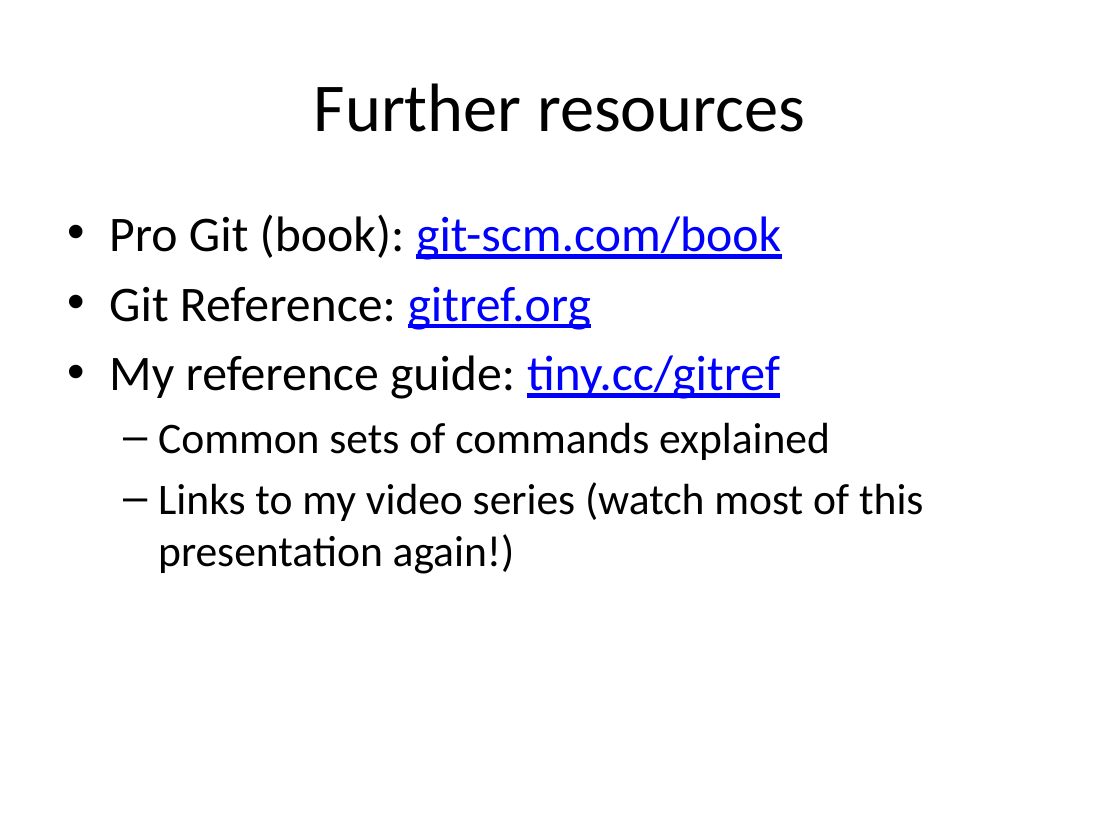
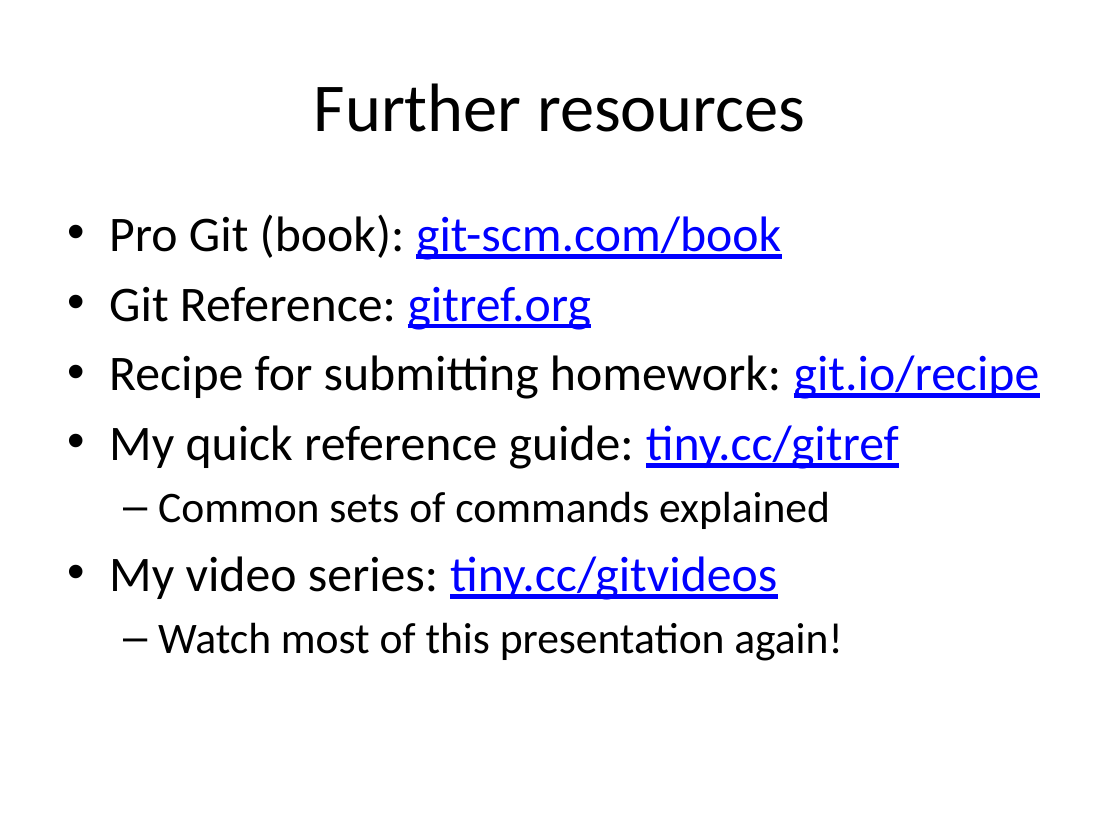
Before and after one commit to ajschumacher/gadsdc, a slide deck: slide 25 of 01-workflow/slides_git.pptx (slide 27 before the commit). Drawn at 1120x840 pixels with LibreOffice and Linux fonts; fonts in the diff are those of the drawing. Boxes give left, top, right and bottom in pixels: in the first picture for what was removed or moved away, otherwise in the second. Text is boxed around its words. In the diff, an @@ line names an element or a change of style, - is before the commit and + after.

```diff
--- a/01-workflow/slides_git.pptx
+++ b/01-workflow/slides_git.pptx
@@ text at bbox=[109, 355, 1040, 469]: text changed @@
-• My reference guide: tiny.cc/gitref
+• Recipe for submitting homework: git.io/recipe
+• My quick reference guide: tiny.cc/gitref
@@ text at bbox=[109, 556, 842, 661]: text changed @@
-  – Links to my video series (watch most of this presentation again!)
+• My video series: tiny.cc/gitvideos
+  – Watch most of this presentation again!
```
Also in this commit, not shown: 21 other slides changed, 1 slide added, 2 slides removed, 1 other file.
